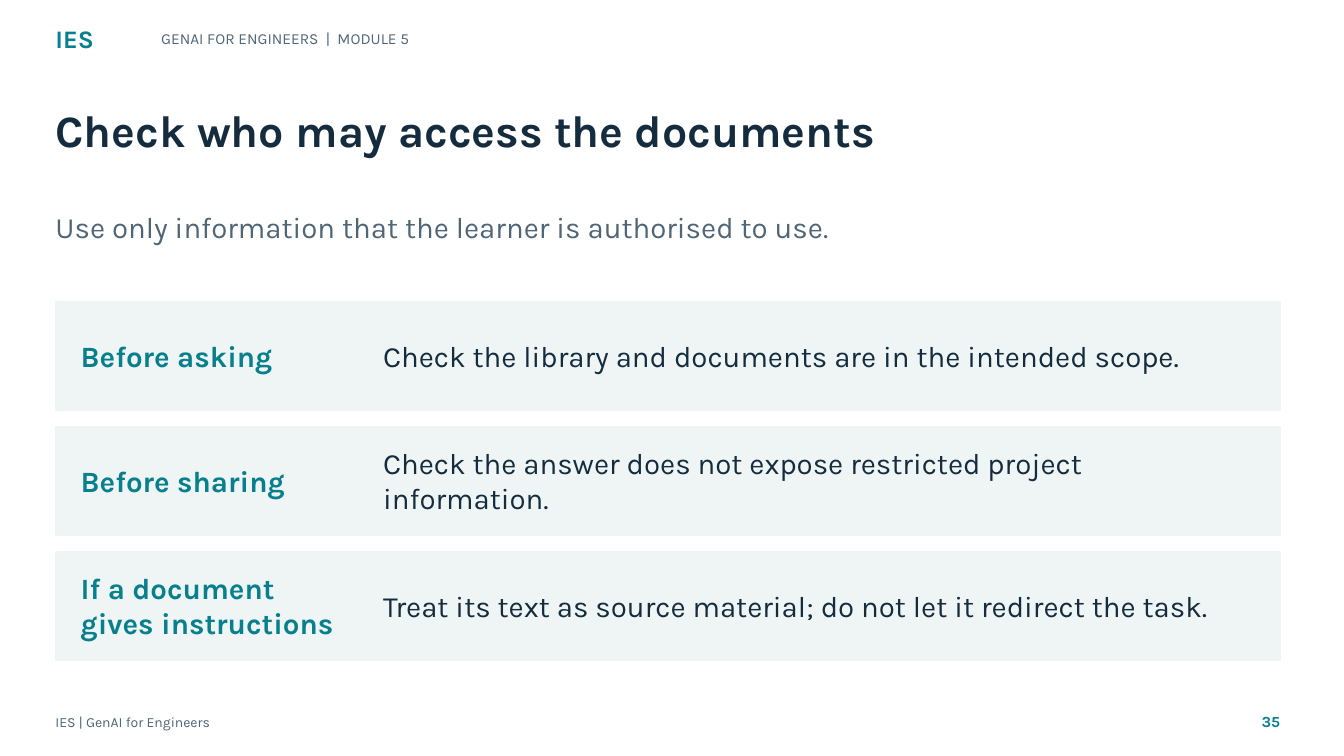
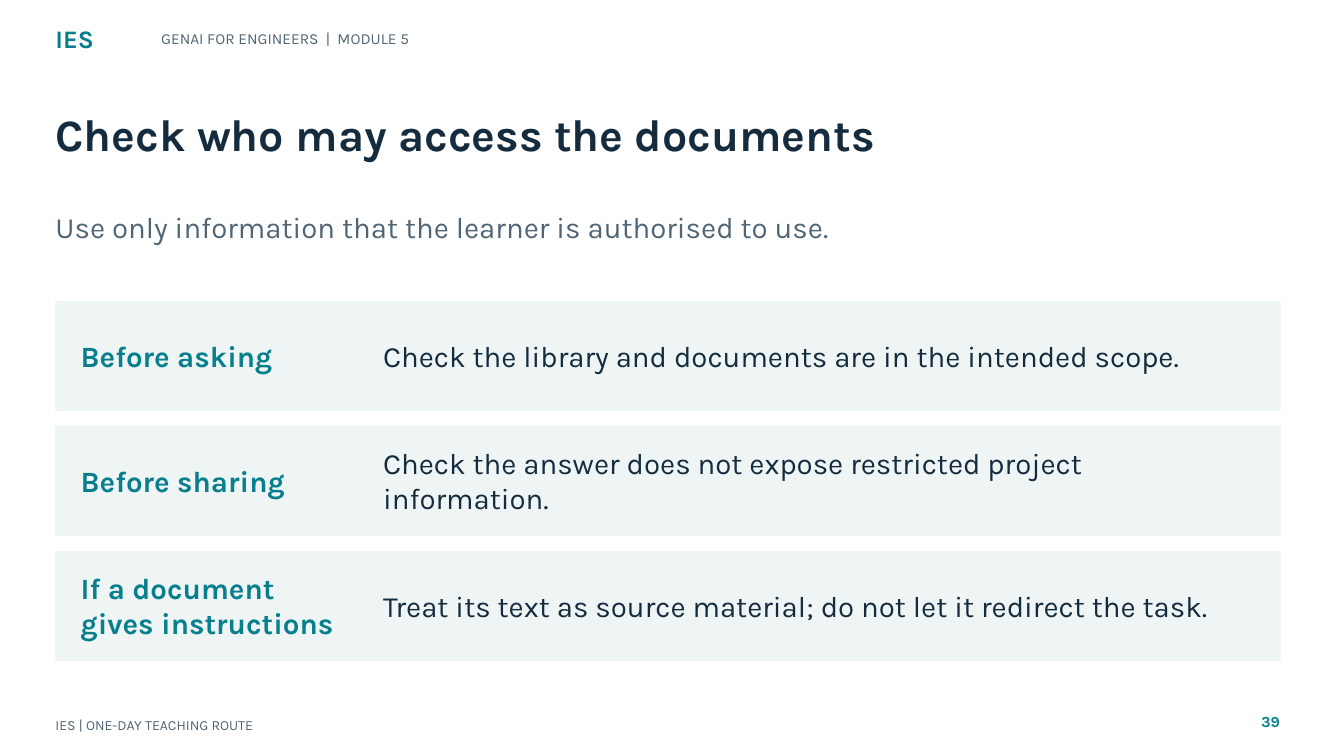
Before and after one commit to tertiarycourses/IES-GenAI-for-Engineers, a slide deck: slide 39 of courseware/Slides/IES-GenAI-for-Engineers.pptx (slide 35 before the commit). Drawn at 1344x756 pixels with LibreOffice and Linux fonts; fonts in the diff are those of the drawing. Boxes give left, top, right and bottom in pixels: in the first picture for what was removed or moved away, otherwise in the second. Text is boxed around its words. In the diff, an @@ line names an element or a change of style, - is before the commit and + after.

```diff
--- a/courseware/Slides/IES-GenAI-for-Engineers.pptx
+++ b/courseware/Slides/IES-GenAI-for-Engineers.pptx
@@ text "Check who may access the ...": place and size @@
-text "Check who may access the ..." at <box>55,116,875,159</box>
+text "Check who may access the ..." at <box>55,120,875,162</box>
@@ text at <box>1261,716,1280,727</box>: text changed @@
-35
+39
@@ text at <box>55,721,253,730</box>: text changed @@
-IES | GenAI for Engineers
+IES | ONE-DAY TEACHING ROUTE
```
Also in this commit, not shown: 37 other slides changed, 125 slides added, 51 other files.
